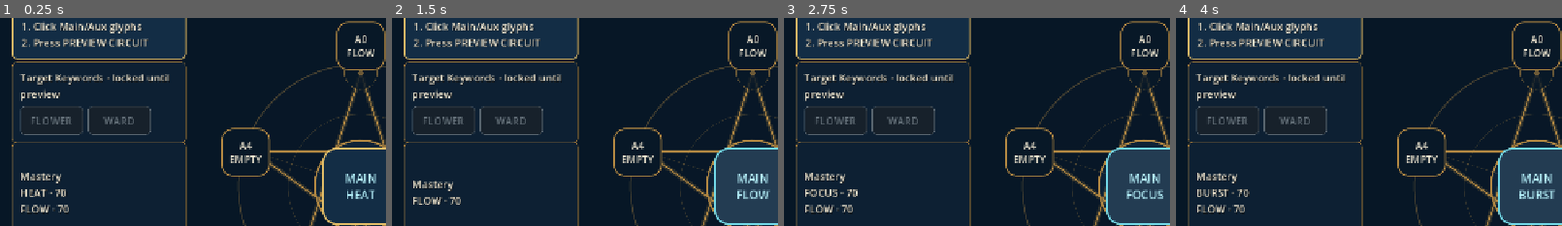
Above: before the commit, frames 1-4 (left to right).
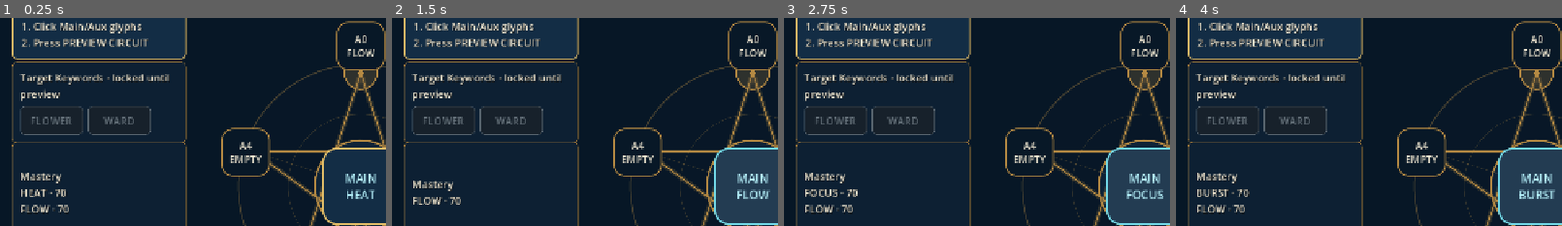
Above: after the commit, the same moments.

Repository: alsdmlals4-eng/GRIMOIRE-
Game: Godot game, scene res://src/ui/star_circuit_harness.tscn
Same seed, same stepped clock (60 frames per second), same inputs: the game is played once before the commit and once after it.
Inputs:
- Up to frame 1 (0.25 s): no input
- Up to frame 2 (1.5 s): click "MAIN HEAT" at 0.5 s; click "MAIN PROTECT" at 1.25 s
- Up to frame 3 (2.75 s): click "MAIN FLOW" at 2 s
- Up to frame 4 (4 s): click "MAIN FOCUS" at 2.75 s; click "MAIN DISPERSE" at 3.5 s
The pictures show only the part of the screen within x 3-53%, y 11-61%; the shares and areas given below are measured in that part.

The runs differ from the first frame. In frame 1, 0.7% of the frame differs, in the area x 88-98%, y 24-35%; in frame 2, 0.7%; in frame 3, 0.7%; in frame 4, 0.7%.
Error before the commit: Invalid call to function 'set_visual_state (via call)' in base 'Control (StarCircuitBoard)'. Expected 3 argument(s). (res://src/ui/star_circuit_harness.gd:550)

Commit message:
fix: preserve exact auxiliary slot highlighting

Diff:
--- a/src/ui/components/star_circuit_board.gd
+++ b/src/ui/components/star_circuit_board.gd
@@ -23,23 +23,30 @@
 
 var _visual_state: StringName = EDIT
 var _active_vertices := 0
+var _active_slots: Array[int] = []
 var _cause_vertex := -1
 
 
 func _ready() -> void:
     mouse_filter = Control.MOUSE_FILTER_IGNORE
-    resized.connect(queue_redraw)
+    resized.connect(Callable(self, "queue_redraw"))
     queue_redraw()
 
 
 func set_visual_state(
     state: StringName,
     active_vertices: int,
-    cause_vertex: int = -1
+    cause_vertex: int = -1,
+    active_slots: Array[int] = []
 ) -> void:
     _visual_state = state if state in ALLOWED_STATES else EDIT
     _active_vertices = clampi(active_vertices, 0, 5)
     _cause_vertex = clampi(cause_vertex, -1, 4)
+    _active_slots = []
+    for slot in active_slots:
+        if slot >= 0 and slot <= 4 and slot not in _active_slots:
+            _active_slots.append(slot)
+    _active_slots.sort()
     queue_redraw()
 
 
@@ -47,6 +54,7 @@
     return {
         "state": _visual_state,
         "active_vertices": _active_vertices,
+        "active_slots": _active_slots.duplicate(),
         "cause_vertex": _cause_vertex,
         "reduced_motion_ms": 0,
         "owns_gameplay_state": false,
@@ -84,7 +92,11 @@
 
     for index in range(vertices.size()):
         var point: Vector2 = vertices[index]
-        var is_active := index < _active_vertices
+        var is_active := (
+            index in _active_slots
+            if not _active_slots.is_empty()
+            else index < _active_vertices
+        )
         var ring_color := state_color if is_active else Color(GrimoireThemeFactory.LINE_BRASS, 0.55)
         var fill_color := (
             Color(state_color, 0.22)
